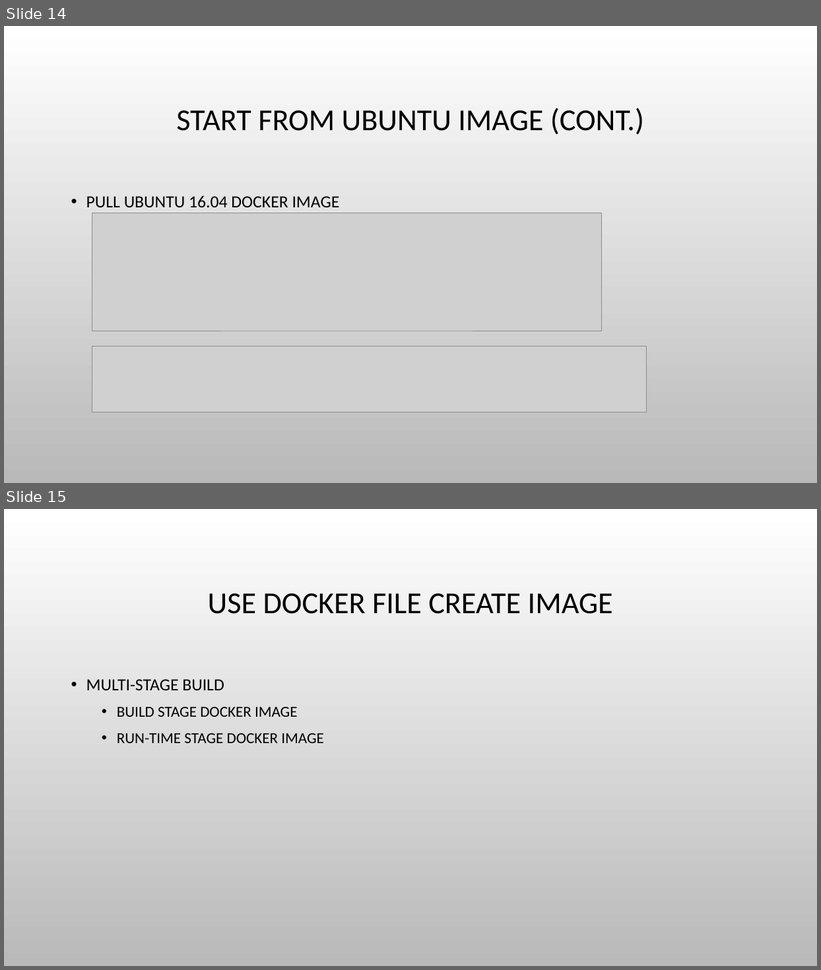
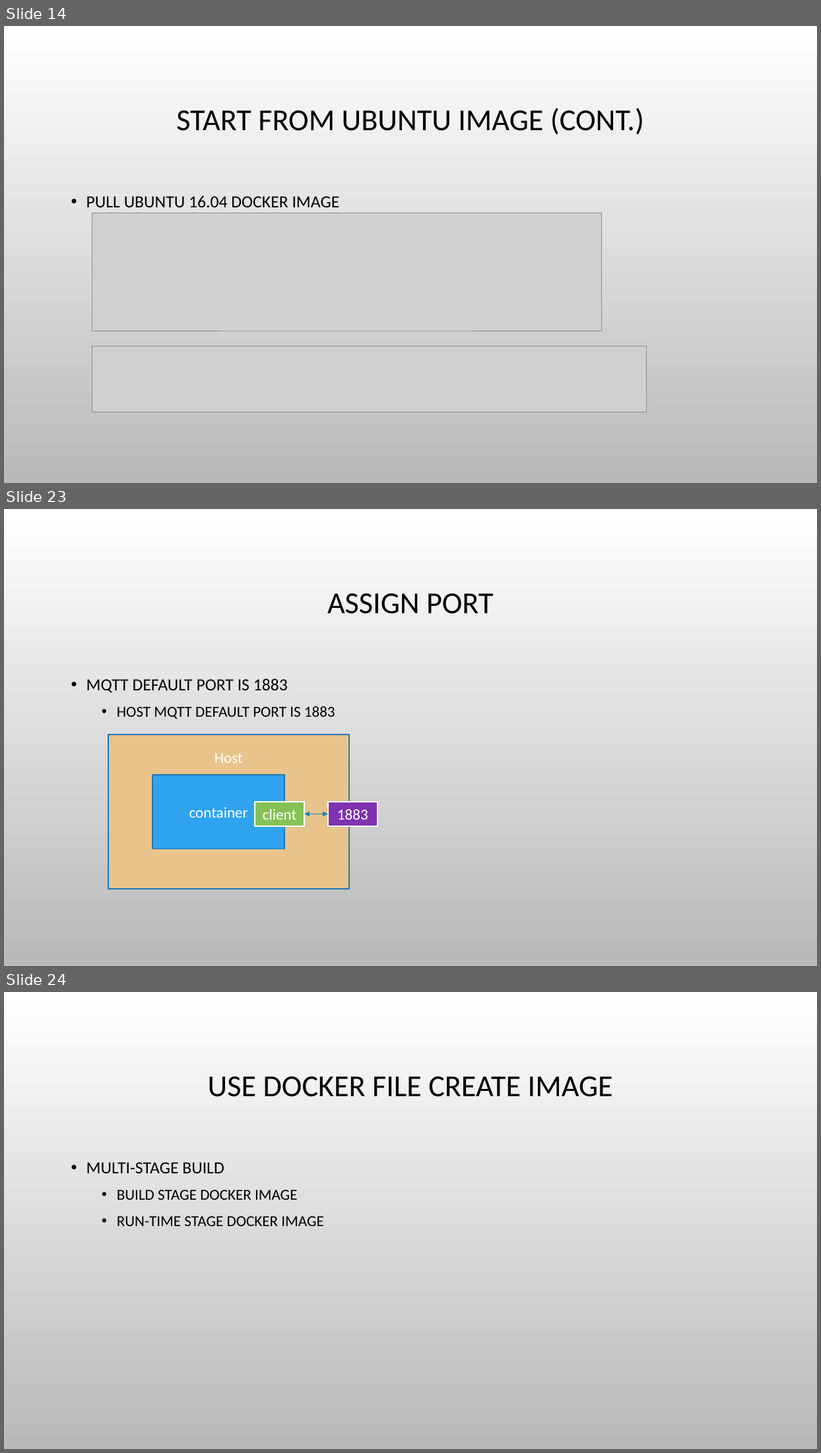
Before and after one commit to haixiang1977/iris, a slide deck: Docker Practice.pptx. Shown one above the other, each under a label of ours: slides 14 and 15 before the commit, slides 14, 23 and 24 after it; the slides between them are not shown. The pictures are 821x970 and 821x1453 pixels, drawn with LibreOffice and Linux fonts; fonts in the diff are those of the drawing; grey boxes stand for pictures; background and template pictures are left out. Boxes give left, top, right and bottom in pixels: in the first picture for what was removed or moved away, otherwise in the second. Text is boxed around its words. In the diff, an @@ line names an element or a change of style, - is before the commit and + after.

```diff
--- a/Docker Practice.pptx
+++ b/Docker Practice.pptx
@@ slide 23 added at [4, 509, 817, 966], background picture (left out) @@
@@ title added at [327, 593, 494, 614], 36 pt, text #000000 @@
+ASSIGN PORT
@@ text added at [86, 679, 335, 719], 18 pt, text #000000 @@
+• MQTT DEFAULT PORT IS 1883
+  • HOST MQTT DEFAULT PORT IS 1883
@@ rectangle added at [108, 735, 349, 889], fill #E8C48C, outline #2379B0 1.25 pt, 18 pt, text #FFFFFF @@
+Host
@@ rectangle added at [153, 775, 285, 850], fill #2FA3EE, outline #2379B0 1.25 pt, 18 pt, text #FFFFFF @@
+container
@@ rectangle added at [255, 803, 304, 827], fill #86C157, outline #FFFFFF 1.75 pt, 18 pt, text #FFFFFF @@
+client
@@ rectangle added at [328, 803, 378, 827], fill #7E32B0, outline #FFFFFF 1.75 pt, 18 pt, text #FFFFFF @@
+1883
@@ double arrow added from (305, 814) to (328, 814), #2683BF 0.75 pt @@
@@ what was slide 15 is now slide 24 @@
```
Also in this commit, not shown: 3 slides changed, 5 other slides added, 1 other file.
